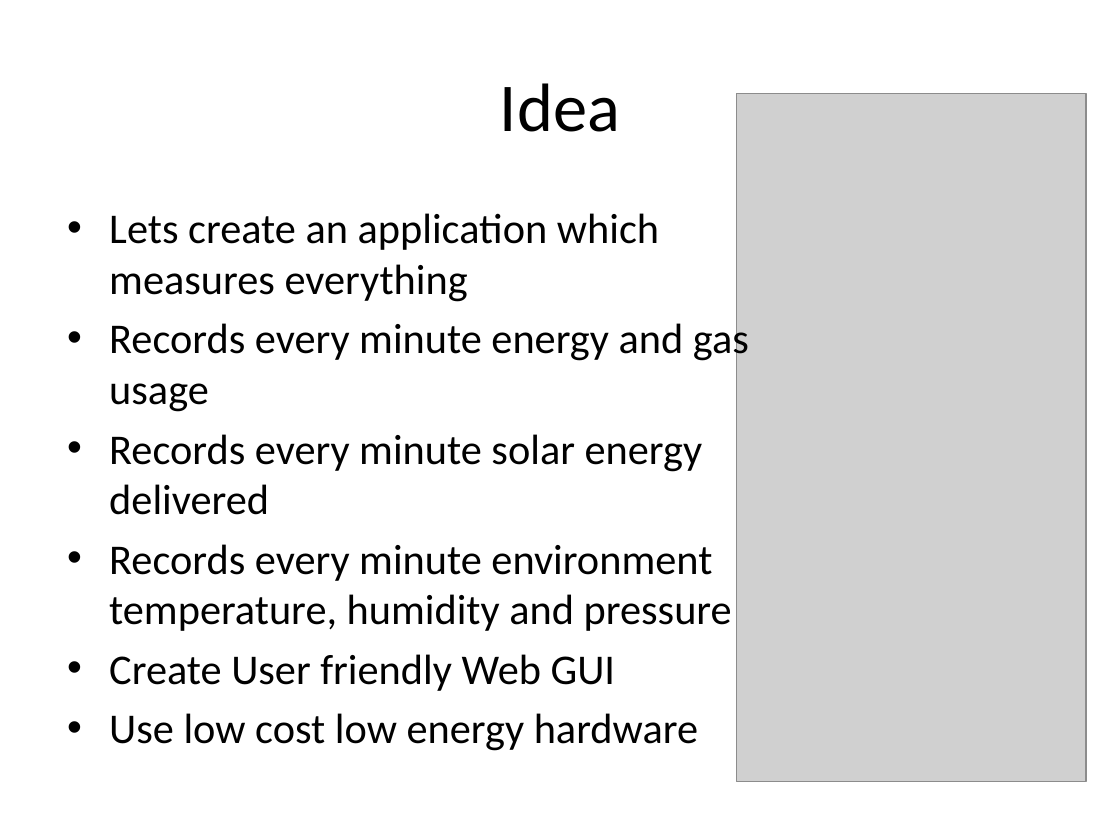
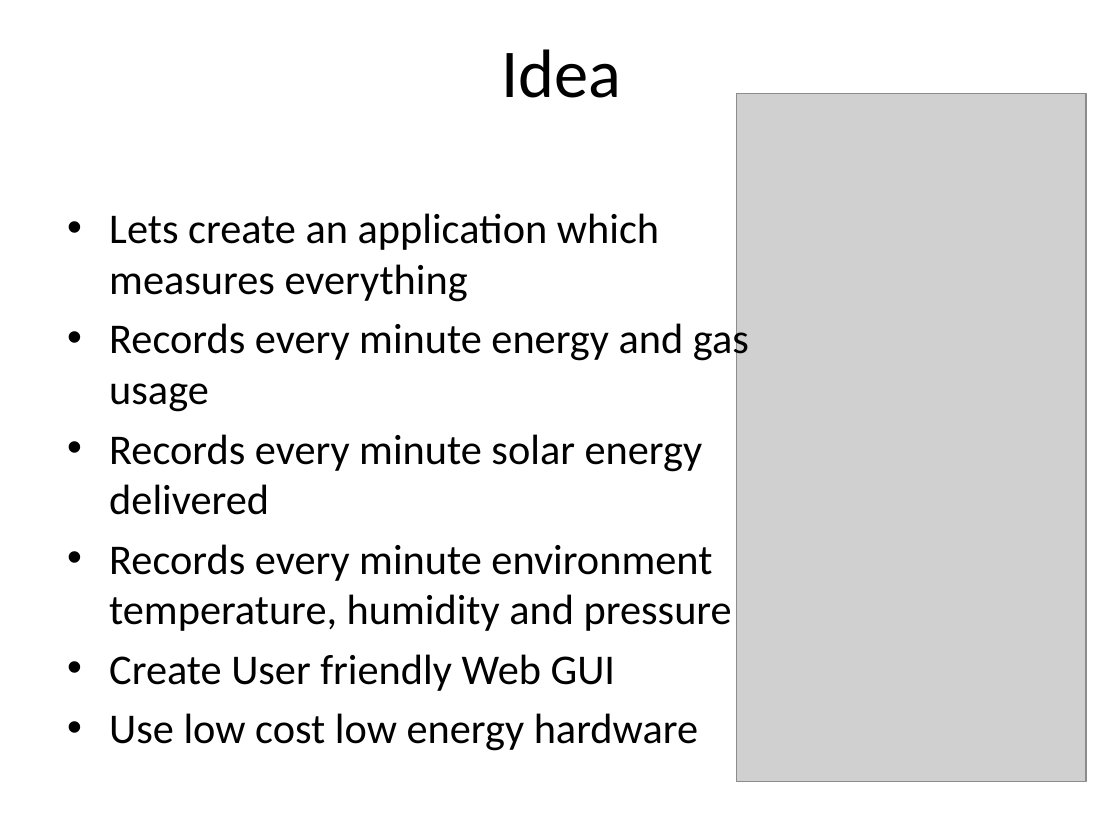
Before and after one commit to plaatsoft/plaatenergy, a slide deck: slide 3 of doc/ppt/PlaatEnergy Design.pptx. Drawn at 1120x840 pixels with LibreOffice and Linux fonts; fonts in the diff are those of the drawing; grey boxes stand for pictures. Boxes give left, top, right and bottom in pixels: in the first picture for what was removed or moved away, otherwise in the second. Text is boxed around its words. In the diff, an @@ line names an element or a change of style, - is before the commit and + after.

```diff
--- a/doc/ppt/PlaatEnergy Design.pptx
+++ b/doc/ppt/PlaatEnergy Design.pptx
@@ title "Idea": place and size @@
-title "Idea" at (500, 83, 620, 132)
+title "Idea" at (501, 49, 621, 98)
```
Also in this commit, not shown: 10 other slides changed.
